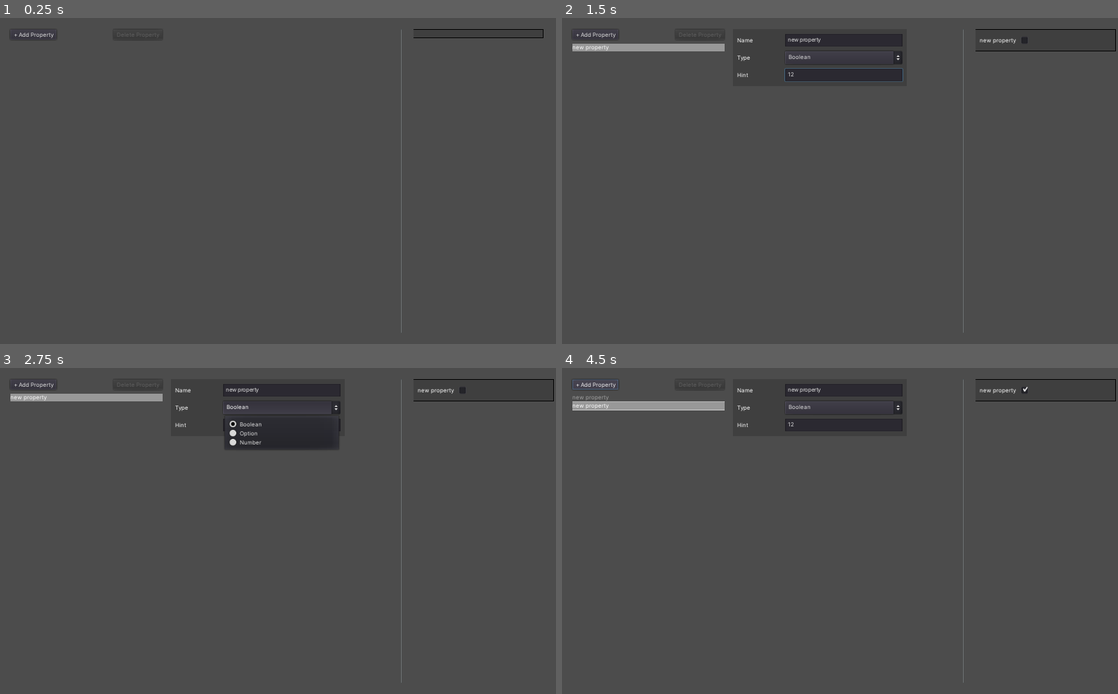
Above: before the commit, frames 1-4 (two rows, left to right).
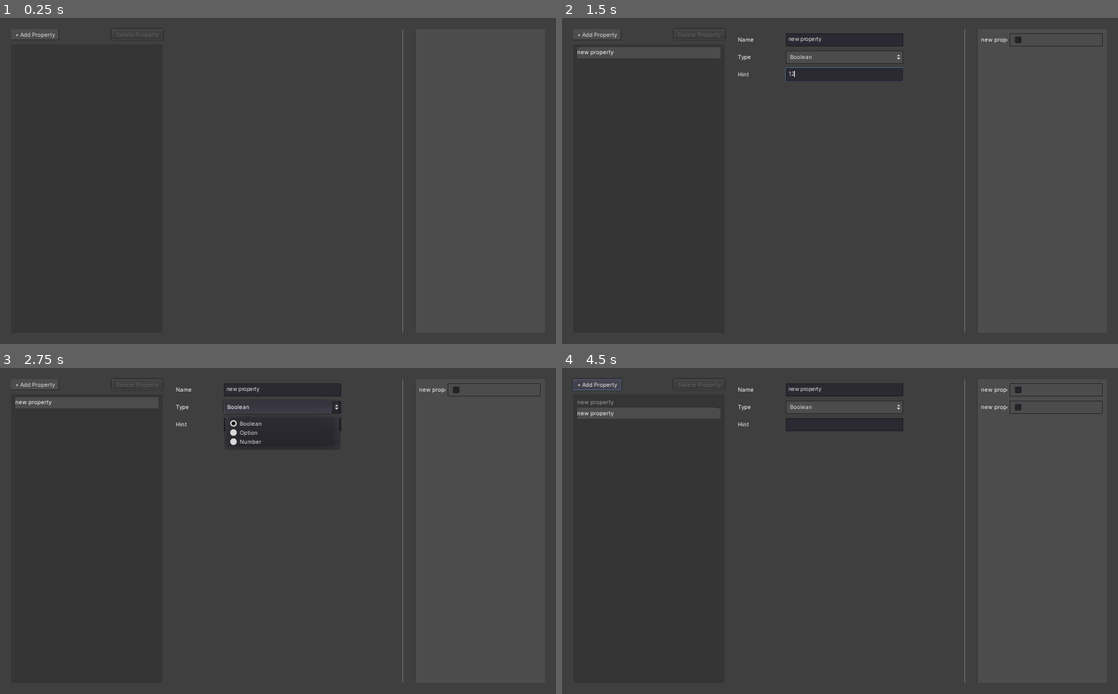
Above: after the commit, the same moments.

Repository: kkga/datatype-ui-designer
Game: Godot game, scene res://Main.tscn
The game is run twice, just before and just after one commit, with the same random seed, the same clock (stepped at 60 frames per second) and the same inputs.
Inputs (mouse positions are in pixels of both pictures, inside the frame that each line leads up to):
- Up to frame 1 (0.25 s): no input
- Up to frame 2 (1.5 s): click "+ Add Property" at 0.5 s; click (845, 73) at 1.27 s; type "12" at 1.35 s
- Up to frame 3 (2.75 s): click "Boolean" at 2 s
- Up to frame 4 (4.5 s): click (1062, 390) at 2.77 s; click (1056, 390) at 3.52 s; click "+ Add Property" at 4.25 s

The runs differ from the first frame. In frame 1, 0.4% of the frame differs, in the area x 2-98%, y 3-97%; in frame 2, 1.6%; in frame 3, 1.6%; in frame 4, 1.9%, in the area x 1-100%, y 3-97%.

Commit message:
add options parsing

Diff:
--- a/Main.gd
+++ b/Main.gd
@@ -40,6 +40,7 @@
 	property_list.append(new_property)
 
 	emit_signal("property_added", new_property)
+	emit_signal("property_list_updated", property_list)
 
 
 func update_property(index:int, config_property: String, value) -> void:
--- a/Main.tscn
+++ b/Main.tscn
@@ -6,32 +6,31 @@
 [ext_resource path="res://PropertyItemList.gd" type="Script" id=4]
 [ext_resource path="res://OutputContainer.gd" type="Script" id=5]
 
-[sub_resource type="StyleBoxFlat" id=1]
+[sub_resource type="StyleBoxFlat" id=2]
+bg_color = Color( 0.25098, 0.25098, 0.25098, 1 )
+
+[sub_resource type="StyleBoxFlat" id=3]
 content_margin_left = 8.0
 content_margin_right = 8.0
 content_margin_top = 8.0
 content_margin_bottom = 8.0
-bg_color = Color( 0.25, 0.25, 0.25, 1 )
+bg_color = Color( 0.301961, 0.301961, 0.301961, 1 )
 border_width_left = 1
 border_width_top = 1
 border_width_right = 1
 border_width_bottom = 1
-border_color = Color( 0, 0, 0, 1 )
+border_color = Color( 0.211765, 0.211765, 0.211765, 1 )
 
-[node name="Main" type="Control"]
+[node name="Main" type="PanelContainer"]
 anchor_right = 1.0
 anchor_bottom = 1.0
 theme = ExtResource( 2 )
+custom_styles/panel = SubResource( 2 )
 script = ExtResource( 1 )
-__meta__ = {
-"_edit_use_anchors_": false
-}
 
 [node name="MarginContainer" type="MarginContainer" parent="."]
-anchor_left = -0.00143652
-anchor_top = 0.00155103
-anchor_right = 0.998563
-anchor_bottom = 1.00155
+margin_right = 1024.0
+margin_bottom = 600.0
 custom_constants/margin_right = 20
 custom_constants/margin_top = 20
 custom_constants/margin_left = 20
@@ -67,21 +66,21 @@
 
 [node name="HBoxContainer" type="HBoxContainer" parent="MarginContainer/HBoxContainer/LeftSide/PropListContainer"]
 margin_right = 280.0
-margin_bottom = 20.0
+margin_bottom = 22.0
 custom_constants/separation = 8
 
 [node name="AddButton" type="Button" parent="MarginContainer/HBoxContainer/LeftSide/PropListContainer/HBoxContainer"]
-margin_right = 91.0
-margin_bottom = 20.0
+margin_right = 95.0
+margin_bottom = 22.0
 text = "+ Add Property"
 __meta__ = {
 "_edit_use_anchors_": false
 }
 
 [node name="DeleteButton" type="Button" parent="MarginContainer/HBoxContainer/LeftSide/PropListContainer/HBoxContainer"]
-margin_left = 187.0
+margin_left = 183.0
 margin_right = 280.0
-margin_bottom = 20.0
+margin_bottom = 22.0
 size_flags_horizontal = 10
 disabled = true
 text = "Delete Property"
@@ -90,13 +89,12 @@
 }
 
 [node name="PropertyItemList" type="ItemList" parent="MarginContainer/HBoxContainer/LeftSide/PropListContainer"]
-margin_top = 28.0
+margin_top = 30.0
 margin_right = 280.0
 margin_bottom = 560.0
 size_flags_vertical = 3
+items = [ "Item 0", null, false, "Item 1", null, false, "Item 2", null, false, "Item 3", null, false ]
 allow_reselect = true
-allow_rmb_select = true
-auto_height = true
 script = ExtResource( 4 )
 
 [node name="PropConfigContainer" type="VBoxContainer" parent="MarginContainer/HBoxContainer/LeftSide"]
@@ -125,11 +123,10 @@
 rect_min_size = Vector2( 240, 0 )
 
 [node name="PanelContainer" type="PanelContainer" parent="MarginContainer/HBoxContainer/RightSide"]
-margin_left = -0.521484
-margin_right = 239.479
-margin_bottom = 16.0
+anchor_right = 1.0
+anchor_bottom = 1.0
 rect_min_size = Vector2( 240, 0 )
-custom_styles/panel = SubResource( 1 )
+custom_styles/panel = SubResource( 3 )
 __meta__ = {
 "_edit_use_anchors_": false
 }
@@ -138,7 +135,7 @@
 margin_left = 8.0
 margin_top = 8.0
 margin_right = 232.0
-margin_bottom = 8.0
+margin_bottom = 552.0
 rect_min_size = Vector2( 224, 0 )
 custom_constants/separation = 8
 script = ExtResource( 5 )
--- a/OutputContainer.gd
+++ b/OutputContainer.gd
@@ -29,10 +29,14 @@
 			control = CheckBox.new()
 		Main.DataTypes.OPTION:
 			control = OptionButton.new()
+			var options = hint.split(', ')
+			for option in options:
+				control.add_item(option)
 
 	print(hint)
 
 	label.rect_min_size.x = LABEL_WIDTH
+	label.clip_text = true
 	control.rect_min_size.x = CONTROL_WIDTH
 
 	container.add_child(label)
--- a/PropertyConfig.gd
+++ b/PropertyConfig.gd
@@ -4,6 +4,7 @@
 
 onready var name_field: = $MarginContainer/VBoxContainer/HBoxContainer/NameField
 onready var type_field: = $MarginContainer/VBoxContainer/HBoxContainer2/TypeField
+onready var hint_field: = $MarginContainer/VBoxContainer/HBoxContainer3/HintField
 
 
 func _ready() -> void:
@@ -13,6 +14,7 @@
 func update_fields(property: Dictionary) -> void:
 	name_field.text = property.name
 	type_field.select(property.type)
+	hint_field.text = property.hint
 
 
 # SIGNAL CALLBACKS =============================================================
--- a/PropertyItemList.gd
+++ b/PropertyItemList.gd
@@ -8,6 +8,9 @@
 ##	if selected_item:
 ##		select(selected_item)
 
+func _ready() -> void:
+	clear()
+
 
 func update_item(index: int, name: String) -> void:
 	set_item_text(index, name)
--- a/webflow_theme.tres
+++ b/webflow_theme.tres
@@ -1,36 +1,66 @@
-[gd_resource type="Theme" load_steps=8 format=2]
+[gd_resource type="Theme" load_steps=6 format=2]
 
 [ext_resource path="res://resources/label_small.tres" type="DynamicFont" id=1]
 
-[sub_resource type="StyleBoxEmpty" id=3]
-
-[sub_resource type="StyleBoxEmpty" id=4]
-
-[sub_resource type="StyleBoxEmpty" id=5]
-
-[sub_resource type="StyleBoxEmpty" id=6]
-
-[sub_resource type="StyleBoxFlat" id=2]
+[sub_resource type="StyleBoxFlat" id=9]
+content_margin_left = 8.0
+content_margin_right = 8.0
+content_margin_top = 4.0
+content_margin_bottom = 4.0
+bg_color = Color( 0.301961, 0.301961, 0.301961, 1 )
 border_width_left = 1
 border_width_top = 1
 border_width_right = 1
 border_width_bottom = 1
+border_color = Color( 0.168627, 0.168627, 0.168627, 1 )
 
-[sub_resource type="StyleBoxFlat" id=7]
+[sub_resource type="StyleBoxFlat" id=8]
+content_margin_left = 8.0
+content_margin_right = 8.0
+content_margin_top = 8.0
+content_margin_bottom = 8.0
+bg_color = Color( 0.211765, 0.211765, 0.211765, 1 )
+border_width_left = 1
+border_width_top = 1
+border_width_right = 1
+border_width_bottom = 1
+border_color = Color( 0.168627, 0.168627, 0.168627, 1 )
+anti_aliasing = false
+
+[sub_resource type="StyleBoxEmpty" id=4]
+
+[sub_resource type="StyleBoxFlat" id=2]
+content_margin_left = 8.0
+content_margin_right = 8.0
+content_margin_top = 8.0
+content_margin_bottom = 8.0
+bg_color = Color( 0.301961, 0.301961, 0.301961, 1 )
+anti_aliasing = false
 
 [resource]
 default_font = ExtResource( 1 )
+Button/colors/font_color = Color( 0.88, 0.88, 0.88, 1 )
+Button/colors/font_color_disabled = Color( 0.9, 0.9, 0.9, 0.2 )
+Button/colors/font_color_hover = Color( 0.94, 0.94, 0.94, 1 )
+Button/colors/font_color_pressed = Color( 1, 1, 1, 1 )
+Button/constants/hseparation = 2
+Button/fonts/font = null
+Button/styles/disabled = null
+Button/styles/focus = null
+Button/styles/hover = null
+Button/styles/normal = SubResource( 9 )
+Button/styles/pressed = null
 ItemList/colors/font_color = Color( 0.63, 0.63, 0.63, 1 )
 ItemList/colors/font_color_selected = Color( 1, 1, 1, 1 )
-ItemList/colors/guide_color = Color( 0, 0, 0, 0.1 )
-ItemList/constants/hseparation = 4
-ItemList/constants/icon_margin = 4
-ItemList/constants/line_separation = 2
-ItemList/constants/vseparation = 2
+ItemList/colors/guide_color = Color( 0.301961, 0.301961, 0.301961, 1 )
+ItemList/constants/hseparation = 0
+ItemList/constants/icon_margin = 8
+ItemList/constants/line_separation = 8
+ItemList/constants/vseparation = 4
 ItemList/fonts/font = null
-ItemList/styles/bg = SubResource( 3 )
+ItemList/styles/bg = SubResource( 8 )
 ItemList/styles/bg_focus = SubResource( 4 )
-ItemList/styles/cursor = SubResource( 5 )
-ItemList/styles/cursor_unfocused = SubResource( 6 )
+ItemList/styles/cursor = null
+ItemList/styles/cursor_unfocused = null
 ItemList/styles/selected = SubResource( 2 )
-ItemList/styles/selected_focus = SubResource( 7 )
+ItemList/styles/selected_focus = SubResource( 2 )
Not shown: 1 places in Main.tscn that only renumber resources
